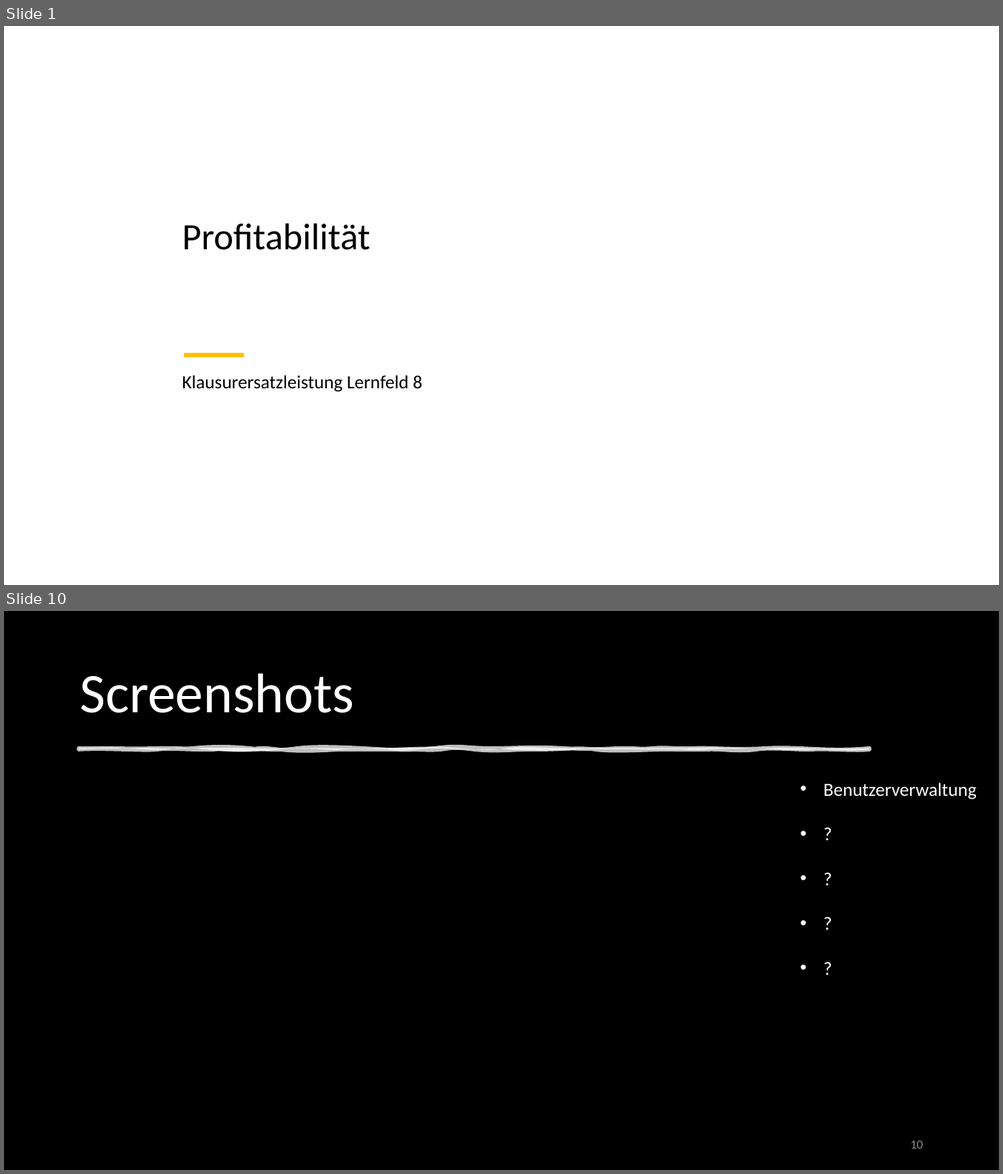
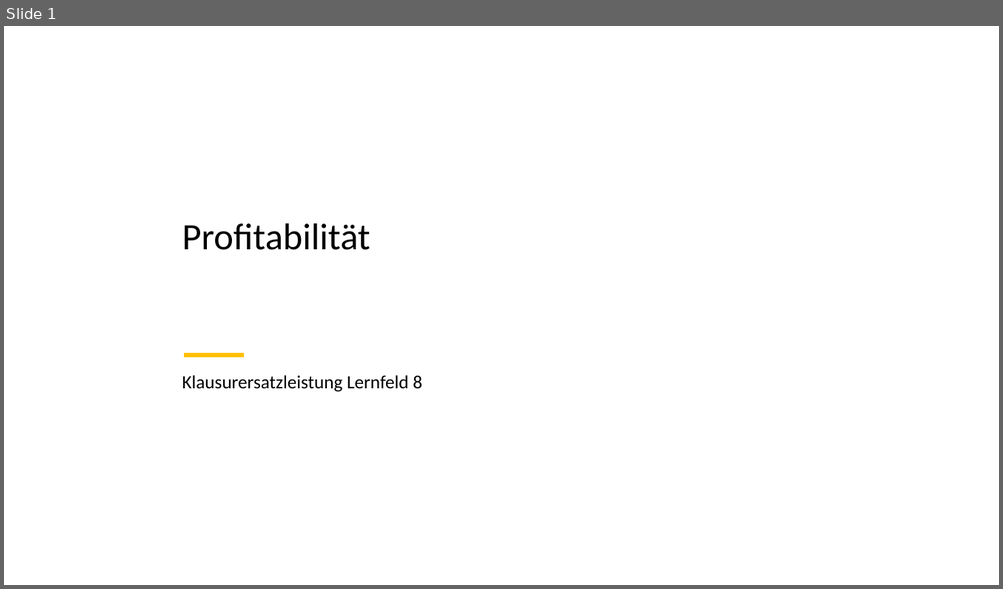
Before and after one commit to DennisWandschura/Profitabilitaet, a slide deck: Präst_Profitabilität.pptx. Shown one above the other, each under a label of ours: slides 1 and 10 before the commit, slide 1 after it; the slides between them are not shown. The pictures are 1003x1174 and 1003x589 pixels, drawn with LibreOffice and Linux fonts; fonts in the diff are those of the drawing; background and template pictures are left out; a plain dark background stands for a picture behind light text. Boxes give left, top, right and bottom in pixels: in the first picture for what was removed or moved away, otherwise in the second. Text is boxed around its words. In the diff, an @@ line names an element or a change of style, - is before the commit and + after.

```diff
--- a/Präst_Profitabilität.pptx
+++ b/Präst_Profitabilität.pptx
@@ slide 10 removed at (x1=4, y1=611, x2=999, y2=1170), background picture (left out) @@
@@ rectangle removed at (x1=4, y1=611, x2=999, y2=1170) @@
@@ title removed at (x1=79, y1=673, x2=354, y2=713) @@
-Screenshots
@@ freeform shape removed at (x1=79, y1=749, x2=870, y2=750) @@
@@ text removed at (x1=823, y1=783, x2=976, y2=800) @@
-• Benutzerverwaltung
-• ?
-• ?
-• ?
-• ?
@@ page number removed at (x1=910, y1=1141, x2=922, y2=1149) @@
-10
```
Also in this commit, not shown: 5 slides changed, 8 slides added, 3 other slides removed.
